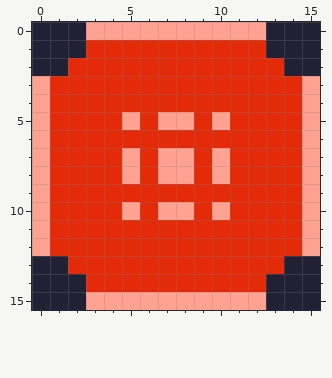
Pixel-art file: sprites/tilesets/furnaces.aseprite. Above is the file before it was changed.
16x16 pixels, 1 frame.
The same view after the edit:
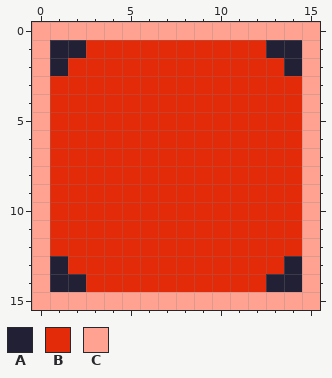
Palette (. is transparent): A #222034  B #e32a09  C #ffa291
From old to new:
y 0: x 0..2 AAA -> CCC; x 13..15 AAA -> CCC
y 1..2: x 0 A -> C; x 15 A -> C
y 5: x 5 C -> B; x 7..8 CC -> BB; x 10 C -> B
y 7..8: x 5 C -> B; x 7..8 CC -> BB; x 10 C -> B
y 10: x 5 C -> B; x 7..8 CC -> BB; x 10 C -> B
y 13..14: x 0 A -> C; x 15 A -> C
y 15: x 0..2 AAA -> CCC; x 13..15 AAA -> CCC
Changed places in both pictures, as pixel boxes (x1, y1, x2, y2):
changed: (32, 22, 320, 310)
